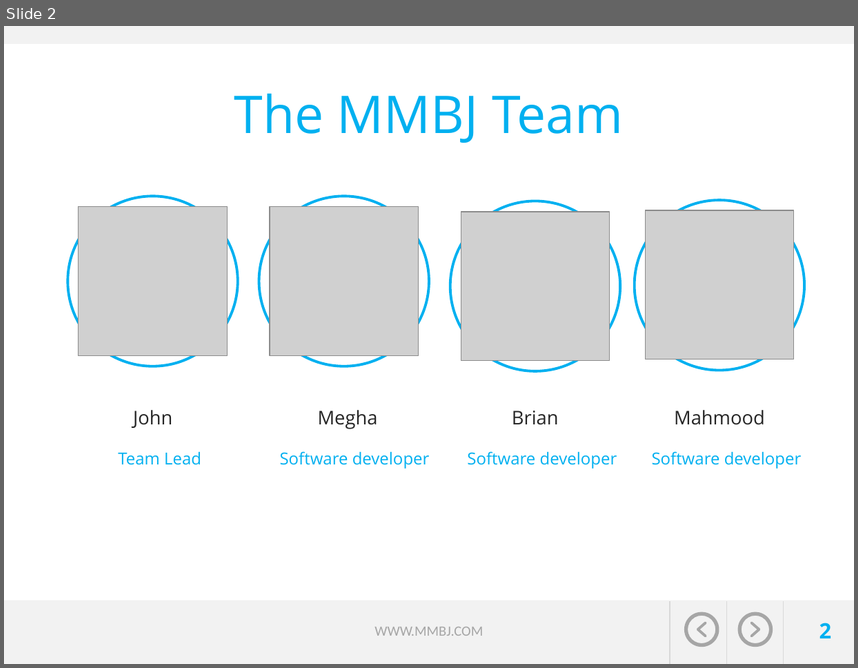
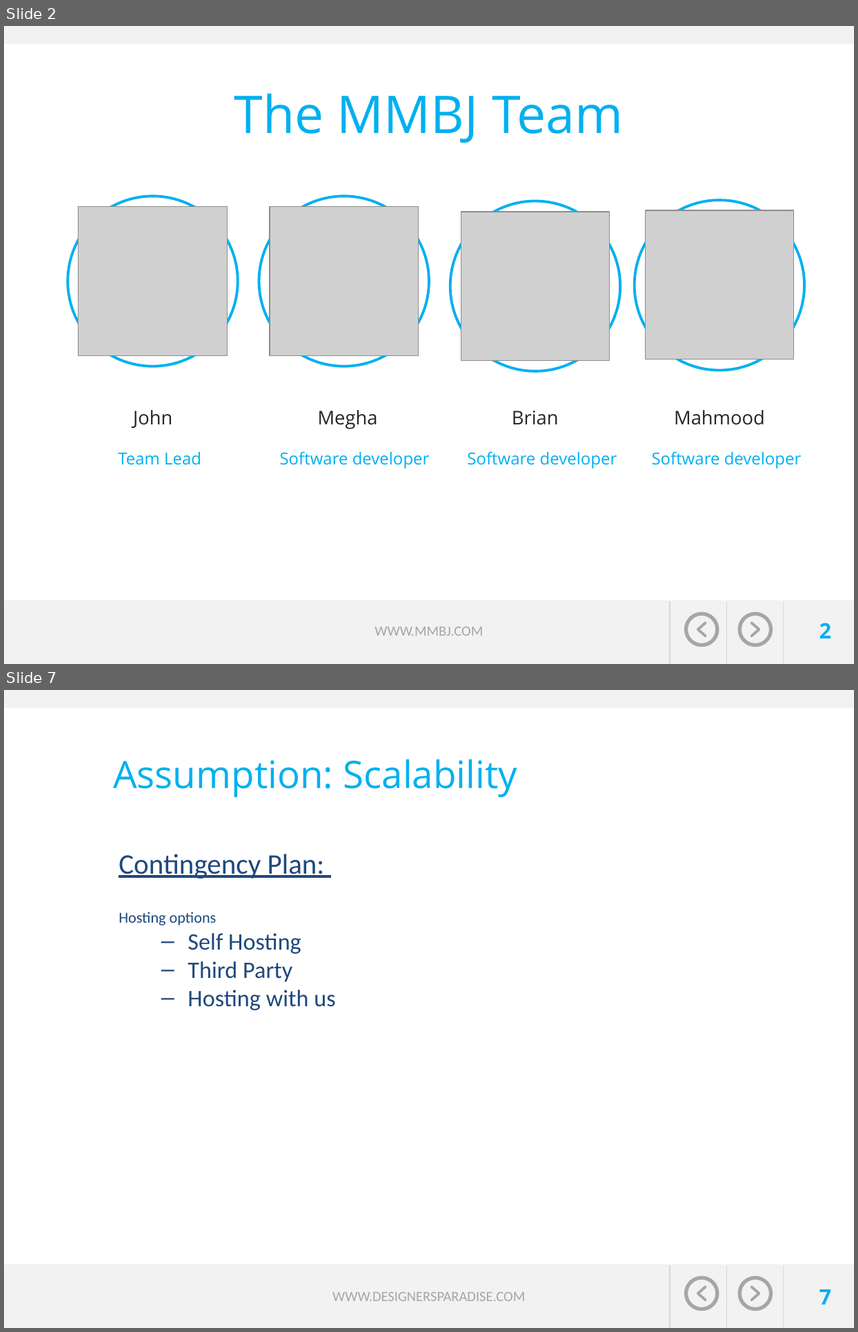
Before and after one commit to jvector-solutions/SAIT-OOSD-Team5, a slide deck: presentation/Travel expert presentation_Group5-John-Megha-Brian-Mahmood.pptx. Shown one above the other, each under a label of ours: slide 2 before the commit, slides 2 and 7 after it; the slides between them are not shown. The pictures are 858x668 and 858x1332 pixels, drawn with LibreOffice and Linux fonts; fonts in the diff are those of the drawing; grey boxes stand for pictures; background and template pictures are left out. Boxes give left, top, right and bottom in pixels: in the first picture for what was removed or moved away, otherwise in the second. Text is boxed around its words. In the diff, an @@ line names an element or a change of style, - is before the commit and + after.

```diff
--- a/presentation/Travel expert presentation_Group5-John-Megha-Brian-Mahmood.pptx
+++ b/presentation/Travel expert presentation_Group5-John-Megha-Brian-Mahmood.pptx
@@ slide 7 added at (4,690,854,1328), background picture (left out); not listed: 11 template elements that a slide beside it also shows @@
@@ title added at (113,759,518,797), 32 pt, text #00B0F0 @@
+Assumption: Scalability
@@ text added at (119,854,335,1010), 20 pt, text #1F497D @@
+Contingency Plan:
+Hosting options
+  – Self Hosting
+  – Third Party
+  – Hosting with us
@@ page number added at (820,1289,832,1304), 18 pt, text #00B0F0, bold @@
+7
@@ text added at (332,1292,525,1301), 12 pt, text #A6A6A6 @@
+WWW.DESIGNERSPARADISE.COM
```
Also in this commit, not shown: 8 slides changed, 2 other slides added, 3 slides removed.
